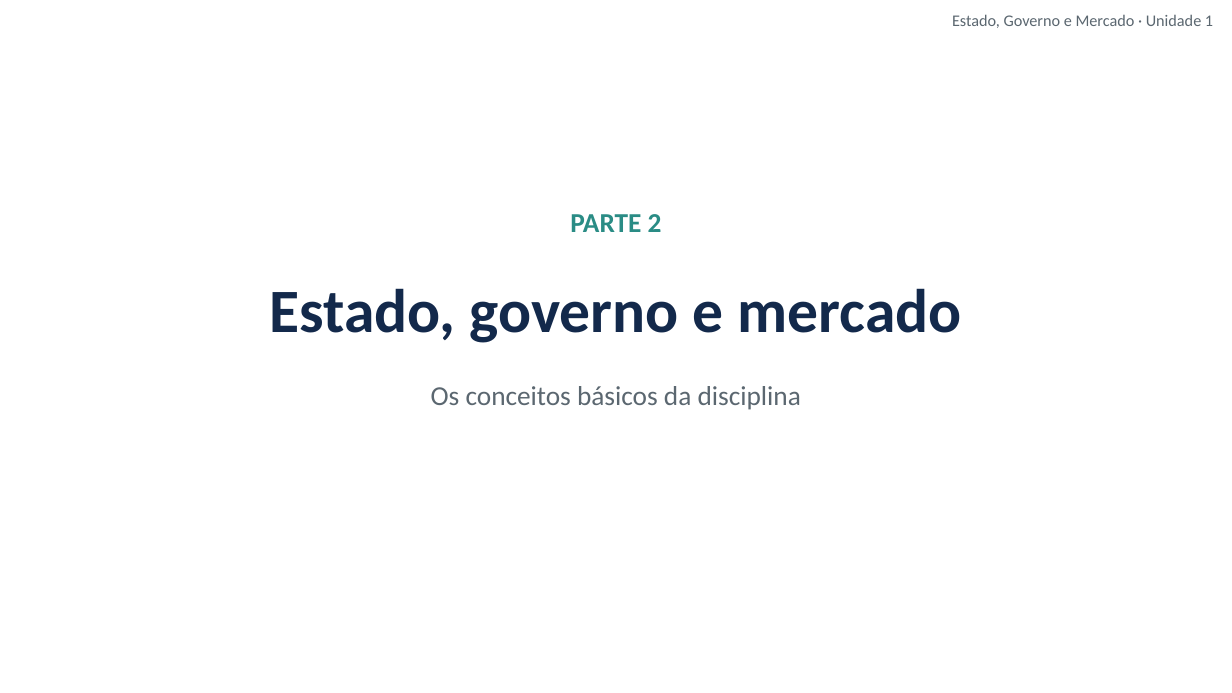
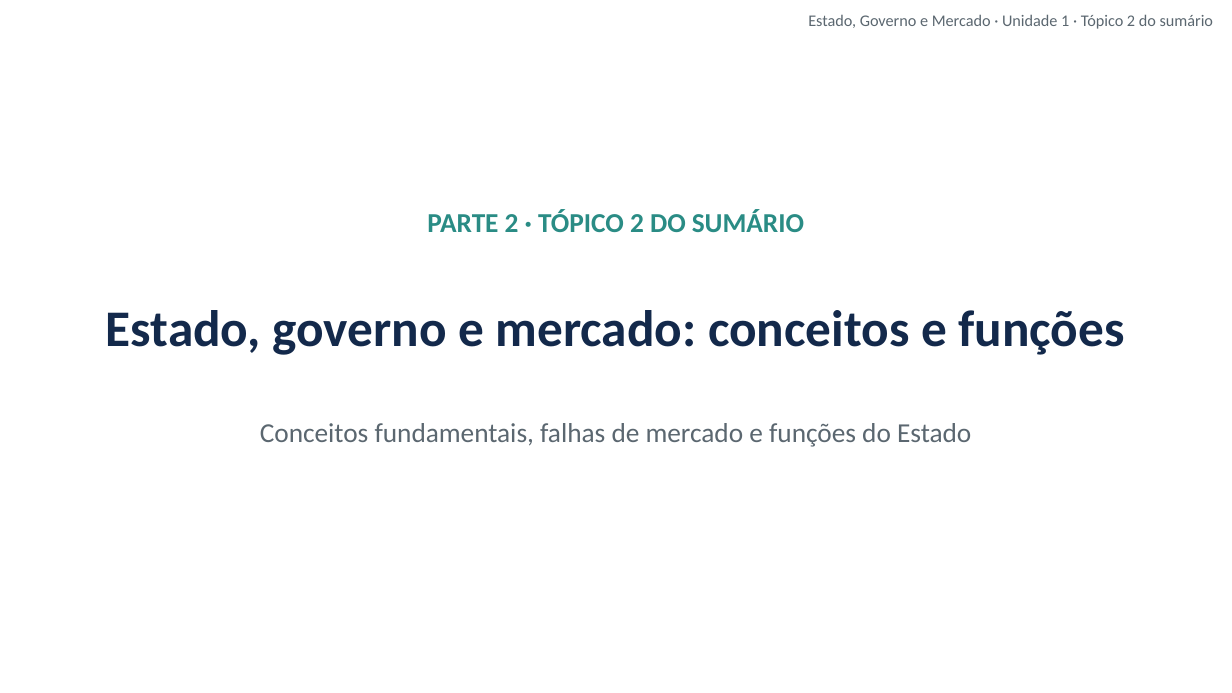
Before and after one commit to cleitonfranco74/gestao_publica, a slide deck: slide 14 of disciplina-01-estado-governo-mercado/materiais/01_Unidade_1_Introducao_a_Economia_Estado_Governo_Mercado.pptx (slide 13 before the commit). Drawn at 1232x693 pixels with LibreOffice and Linux fonts; fonts in the diff are those of the drawing; background and template pictures are left out. Boxes give left, top, right and bottom in pixels: in the first picture for what was removed or moved away, otherwise in the second. Text is boxed around its words. In the diff, an @@ line names an element or a change of style, - is before the commit and + after.

```diff
--- a/disciplina-01-estado-governo-mercado/materiais/01_Unidade_1_Introducao_a_Economia_Estado_Governo_Mercado.pptx
+++ b/disciplina-01-estado-governo-mercado/materiais/01_Unidade_1_Introducao_a_Economia_Estado_Governo_Mercado.pptx
@@ text at (808,14,1213,29): text changed @@
-Estado, Governo e Mercado · Unidade 1
+Estado, Governo e Mercado · Unidade 1 · Tópico 2 do sumário
@@ text at (427,210,804,232): text changed @@
-PARTE 2
+PARTE 2 · TÓPICO 2 DO SUMÁRIO
@@ text at (106,310,1124,355): text changed; size 36 to 30 pt @@
-Estado, governo e mercado
+Estado, governo e mercado: conceitos e funções
@@ text removed at (431,386,801,410) @@
-Os conceitos básicos da disciplina
@@ text added at (260,423,971,447), 16 pt, text #5B6770 @@
+Conceitos fundamentais, falhas de mercado e funções do Estado
```
Also in this commit, not shown: 22 other slides changed, 2 slides added, 8 other files.
